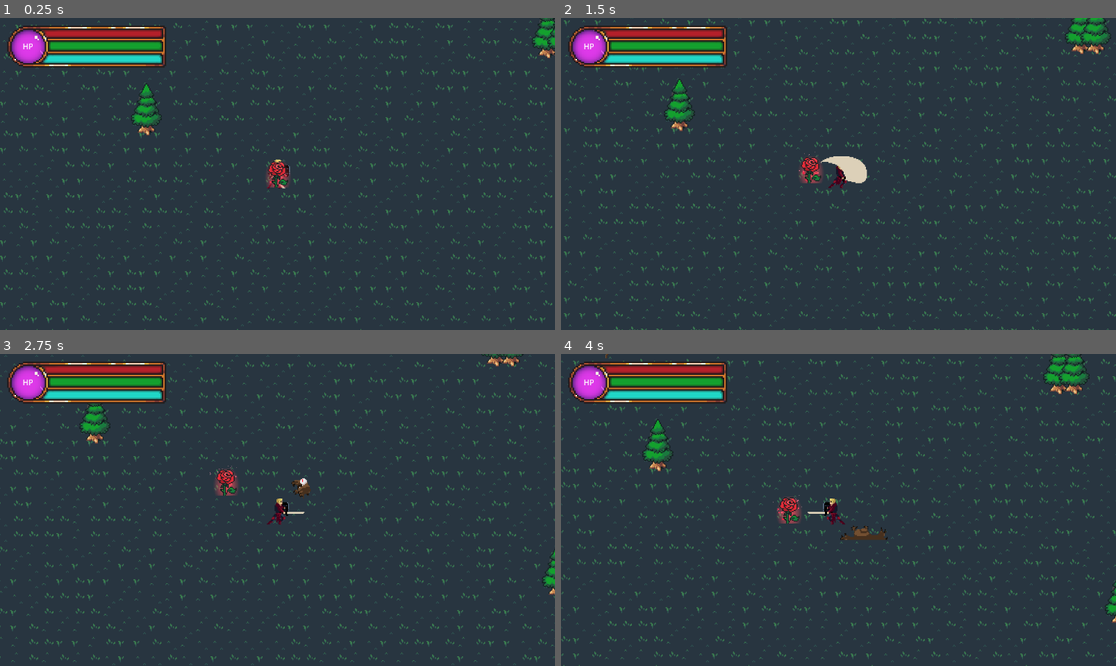
Above: before the commit, frames 1-4 (two rows, left to right).
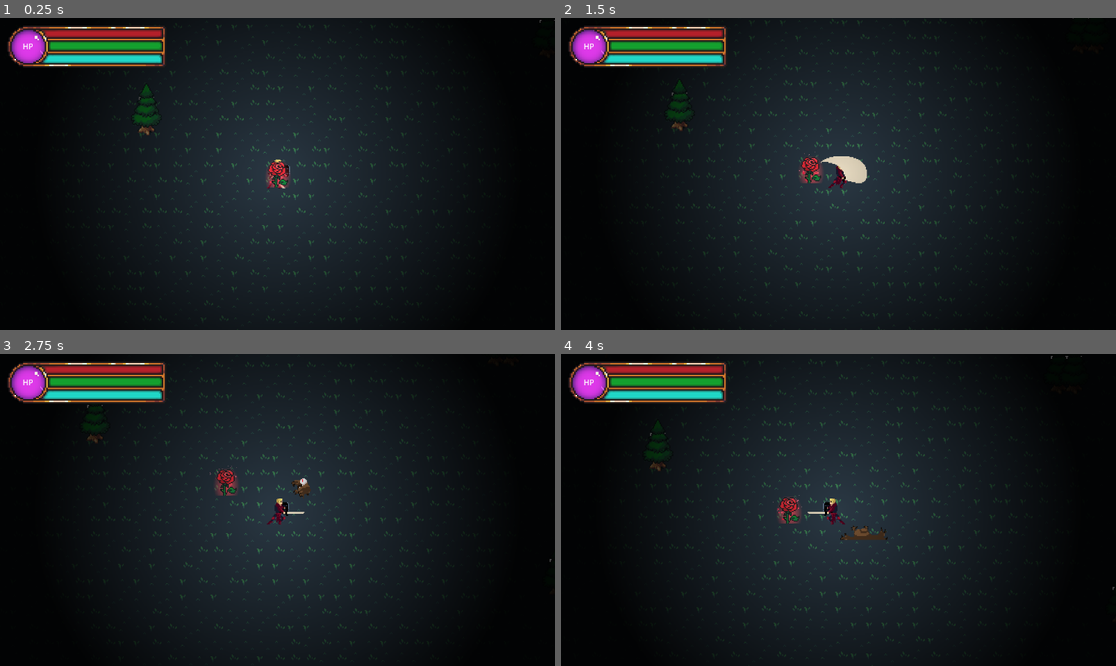
Above: after the commit, the same moments.

Repository: PolyBytes/Jame-Gam-39
Game: Godot game, scene res://Levels/Prototyping.tscn
The game is run twice, just before and just after one commit, with the same random seed, the same clock (stepped at 60 frames per second) and the same inputs.
Inputs (mouse positions are in pixels of both pictures, inside the frame that each line leads up to):
- Up to frame 1 (0.25 s): no input
- Up to frame 2 (1.5 s): tap Enter at 0.5 s; move the mouse to (960, 158) at 0.52 s; hold D (move_right) 0.53-1.28 s; click (960, 158) at 0.6 s; move the mouse to (727, 189) at 1.27 s; hold S (move_down) from 1.28 s (still down); click (727, 189) at 1.35 s
- Up to frame 3 (2.75 s): move the mouse to (333, 441) at 2.02 s; release S (move_down) at 2.03 s; hold D (move_right) from 2.03 s (still down); tap Space (dodge_roll) at 2.1 s; click (333, 441) at 2.3 s
- Up to frame 4 (4 s): move the mouse to (810, 572) at 2.77 s; release D (move_right) at 2.78 s; hold W (move_up) 2.78-3.53 s; click (810, 572) at 2.85 s; move the mouse to (1005, 556) at 3.52 s; hold A (move_left) from 3.53 s (still down); click (1005, 556) at 3.6 s

The runs differ from the first frame. In frame 1, 76% of the frame differs, in the area x 0-100%, y 0-100%; in frame 2, 76%; in frame 3, 76%; in frame 4, 76%.

Commit message:
Added Music and SFX created by Simon
- Added Sword Swing Effect
- Added Sword Hit Effect
- Added Flying Eye Enemy hit sounds.
  - The script randomly picks a sound out of 3 options and plays it.

Diff:
--- /dev/null
+++ b/Autoloads/Music.tscn
@@ -0,0 +1,8 @@
+[gd_scene load_steps=2 format=3 uid="uid://cwgynwt7jhry3"]
+
+[ext_resource type="AudioStream" uid="uid://cyrqx5t6ptqnb" path="res://Music/OST 23-04-2024.wav" id="1_cbct4"]
+
+[node name="Music" type="AudioStreamPlayer2D"]
+stream = ExtResource("1_cbct4")
+volume_db = -10.0
+autoplay = true
--- a/Enemies/Flying-Eye/FlyingEye.gd
+++ b/Enemies/Flying-Eye/FlyingEye.gd
@@ -32,3 +32,4 @@
 
 	super(damage_amount)
 	stunned.emit()
+	$TakeDamage.play_random_sound()
--- a/Enemies/Flying-Eye/FlyingEye.tscn
+++ b/Enemies/Flying-Eye/FlyingEye.tscn
@@ -8,6 +8,10 @@
 [ext_resource type="Script" path="res://Enemies/Flying-Eye/States/FlyingEyeFlankState.gd" id="5_lt3hy"]
 [ext_resource type="Script" path="res://Enemies/Flying-Eye/States/FlyingEyeStunnedState.gd" id="7_2puiu"]
 [ext_resource type="Script" path="res://Enemies/Flying-Eye/States/FlyingEyeSlainState.gd" id="8_wtswa"]
+[ext_resource type="Script" path="res://Enemies/Flying-Eye/FlyingEyeTakeDamage.gd" id="9_0f7da"]
+[ext_resource type="AudioStream" uid="uid://c45hdi8al1v64" path="res://SFX/monster 2 hit var1 [2024-04-22 172225].aif.wav" id="10_nycxa"]
+[ext_resource type="AudioStream" uid="uid://du33m32twflfq" path="res://SFX/monster 2 hit var2 [2024-04-22 172225].aif.wav" id="11_roiuf"]
+[ext_resource type="AudioStream" uid="uid://cqthnndr7ehhf" path="res://SFX/monster 2 hit var3 [2024-04-22 172228].aif.wav" id="12_fi4ad"]
 
 [sub_resource type="RectangleShape2D" id="RectangleShape2D_ye4ix"]
 size = Vector2(41, 31)
@@ -227,5 +231,12 @@
 script = ExtResource("8_wtswa")
 enemy_state_machine = NodePath("..")
 
+[node name="TakeDamage" type="AudioStreamPlayer2D" parent="."]
+volume_db = -20.0
+script = ExtResource("9_0f7da")
+sound_1 = ExtResource("10_nycxa")
+sound_2 = ExtResource("11_roiuf")
+sound_3 = ExtResource("12_fi4ad")
+
 [connection signal="body_entered" from="." to="." method="_on_body_entered"]
 [connection signal="state_changed" from="EnemyStateMachine" to="." method="_on_enemy_state_machine_state_changed"]
--- /dev/null
+++ b/Enemies/Flying-Eye/FlyingEyeTakeDamage.gd
@@ -0,0 +1,19 @@
+extends AudioStreamPlayer2D
+
+@export_category("Take Damage Sounds")
+@export var sound_1: AudioStream
+@export var sound_2: AudioStream
+@export var sound_3: AudioStream
+
+var sounds: Array
+
+func _ready():
+	assert(sound_1, "Sound 1 must be set.")
+	assert(sound_2, "Sound 2 must be set.")
+	assert(sound_3, "Sound 3 must be set.")
+
+	sounds = [sound_1, sound_2, sound_3]
+
+func play_random_sound():
+	stream = sounds.pick_random()
+	play()
--- a/Levels/Prototyping.tscn
+++ b/Levels/Prototyping.tscn
@@ -35,3 +35,6 @@
 metadata/_edit_lock_ = true
 
 [node name="Rose" parent="." instance=ExtResource("4_ke5eo")]
+
+[node name="CanvasModulate" type="CanvasModulate" parent="."]
+color = Color(0.0605303, 0.0605303, 0.0605303, 1)
--- a/Player/Player.gd
+++ b/Player/Player.gd
@@ -100,9 +100,11 @@
 		return
 
 	if Input.is_action_just_pressed("attack_primary"):
-		animation_state.travel("attack")
-		apply_shake()
-		return
+		if animation_state.get_current_node() != "attack":
+			animation_state.travel("attack")
+			apply_shake()
+			$SwordSwing.play()
+			return
 
 	if velocity.length() > 0:
 		animation_state.travel("run")
@@ -121,10 +123,16 @@
 	if not sword_attack_can_hit:
 		return
 
-	for area in %AttackArea2D.get_overlapping_areas():
-		if not area is Enemy:
+	var hit_registered: bool = false
+
+	for enemy in %AttackArea2D.get_overlapping_areas():
+		if not enemy is Enemy:
 			continue
 
-		area.take_damage(sword_attack_damage)
+		if not hit_registered and enemy.is_alive:
+			hit_registered = true
+			$SwordHit.play()
+
+		enemy.take_damage(sword_attack_damage)
 
 	sword_attack_can_hit = false
--- a/Player/Player.tscn
+++ b/Player/Player.tscn
@@ -1,8 +1,11 @@
-[gd_scene load_steps=32 format=3 uid="uid://wtvoou0ci41m"]
+[gd_scene load_steps=35 format=3 uid="uid://wtvoou0ci41m"]
 
 [ext_resource type="Script" path="res://Player/Player.gd" id="1_ojtx6"]
 [ext_resource type="PackedScene" uid="uid://b3kfblmkpt121" path="res://Player/HUD/HUD.tscn" id="2_b6hyq"]
 [ext_resource type="Texture2D" uid="uid://d3k7sj3qdya0p" path="res://Player/Player-Sprite-Sheet.png" id="2_p5cep"]
+[ext_resource type="Texture2D" uid="uid://byw4203c2tjp5" path="res://Player/light_texture.webp" id="4_ufg48"]
+[ext_resource type="AudioStream" uid="uid://byiy7woaqq1k" path="res://SFX/char sword hit [2024-04-22 172210].aif.wav" id="5_k1082"]
+[ext_resource type="AudioStream" uid="uid://bostmyaavtorx" path="res://SFX/char sword swing [2024-04-22 172208].aif.wav" id="6_sxj55"]
 
 [sub_resource type="Animation" id="Animation_ndr3j"]
 resource_name = "attack"
@@ -238,10 +241,21 @@
 
 [node name="SwordSwingCollisionPolygon" type="CollisionPolygon2D" parent="AttackArea2D"]
 unique_name_in_owner = true
-polygon = PackedVector2Array(14, -17, 21, -15, 26, -10, 29, -4, 29, 5, 25, 10, 17, 10, 6, 7, 5, -10)
+polygon = PackedVector2Array(14, -18, 24, -17, 29, -12, 32, -3, 32, 9, 25, 14, 16, 13, 6, 7, 5, -10)
 
 [node name="CanvasLayer" type="CanvasLayer" parent="."]
 
 [node name="Hud" parent="CanvasLayer" instance=ExtResource("2_b6hyq")]
 
+[node name="PointLight2D" type="PointLight2D" parent="."]
+texture = ExtResource("4_ufg48")
+texture_scale = 2.0
+
+[node name="SwordHit" type="AudioStreamPlayer2D" parent="."]
+stream = ExtResource("5_k1082")
+volume_db = -20.0
+
+[node name="SwordSwing" type="AudioStreamPlayer2D" parent="."]
+stream = ExtResource("6_sxj55")
+
 [connection signal="health_changed" from="." to="CanvasLayer/Hud" method="_on_player_health_changed"]
--- a/project.godot
+++ b/project.godot
@@ -18,6 +18,7 @@
 [autoload]
 
 SpawnManager="*res://Autoloads/SpawnManager.gd"
+Music="res://Autoloads/Music.tscn"
 
 [filesystem]
 
Not shown: 1 places in Enemies/Flying-Eye/FlyingEye.tscn that only renumber resources
Not shown, added: Music/OST 23-04-2024.wav.import
Binary file added: Player/light_texture.webp
Not shown, added: Player/light_texture.webp.import
Not shown, added: SFX/char death [2024-04-22 172213].aif.wav.import
Not shown, added: SFX/char grass surface walk loop [2024-04-22 172216].aif.wav.import
Not shown, added: SFX/char hit var1 [2024-04-22 172210].aif.wav.import
Not shown, added: SFX/char hit var2 [2024-04-22 172211].aif.wav.import
Not shown, added: SFX/char hit var3 [2024-04-22 172212].aif.wav.import
Not shown, added: SFX/char stone surface walk loop [2024-04-22 172215].aif.wav.import
Not shown, added: SFX/char sword hit [2024-04-22 172210].aif.wav.import
Not shown, added: SFX/char sword swing [2024-04-22 172208].aif.wav.import
(and 55 more such lines)
